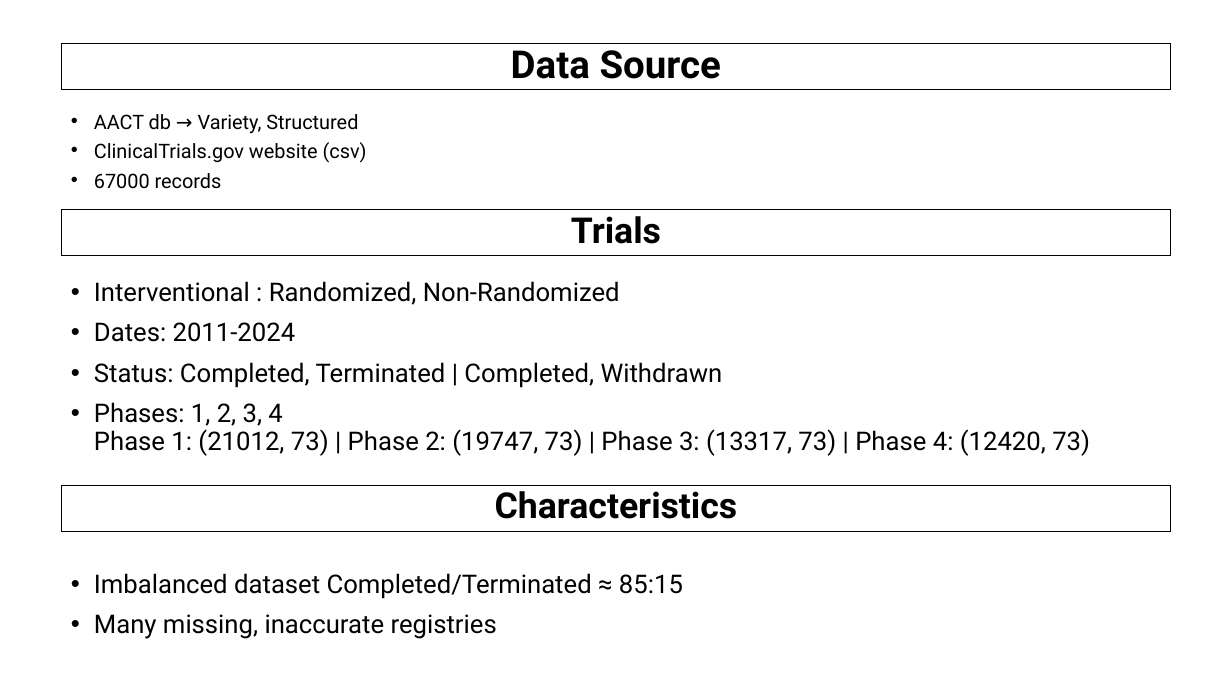
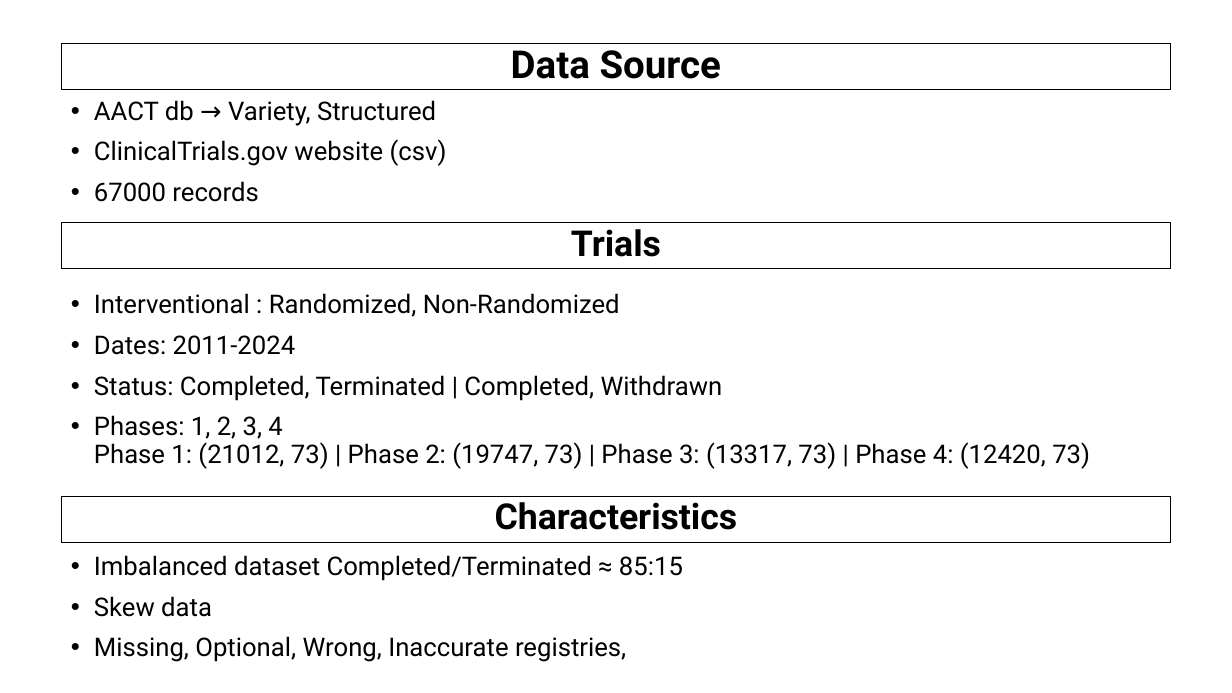
Before and after one commit to AndreouEugenia/Thesis, a slide deck: slide 7 of Thesis_Presentation.pptx. Drawn at 1232x693 pixels with LibreOffice and Linux fonts; fonts in the diff are those of the drawing; background and template pictures are left out. Boxes give left, top, right and bottom in pixels: in the first picture for what was removed or moved away, otherwise in the second. Text is boxed around its words. In the diff, an @@ line names an element or a change of style, - is before the commit and + after.

```diff
--- a/Thesis_Presentation.pptx
+++ b/Thesis_Presentation.pptx
@@ text "AACT db → Variety, Structured" moved from (x1=94, y1=114, x2=367, y2=189) to (x1=94, y1=100, x2=447, y2=202) @@
@@ text "AACT db → Variety, Structured" at (x1=94, y1=100, x2=447, y2=202): size 15.5 to 20 pt; line spacing 0.7 to 0.9 @@
@@ rectangle "Trials" moved from (x1=62, y1=210, x2=1171, y2=256) to (x1=62, y1=223, x2=1171, y2=269) @@
@@ text "Interventional : Randomized, Non-Randomized" moved from (x1=94, y1=281, x2=1090, y2=456) to (x1=94, y1=293, x2=1090, y2=469) @@
@@ rectangle "Characteristics" moved from (x1=62, y1=486, x2=1171, y2=532) to (x1=62, y1=496, x2=1171, y2=543) @@
@@ text at (x1=94, y1=596, x2=626, y2=662): text changed @@
-• Many missing, inaccurate registries
+• Skew data
+• Missing, Optional, Wrong, Inaccurate registries,
```
Also in this commit, not shown: 11 other slides changed, 8 other files.
